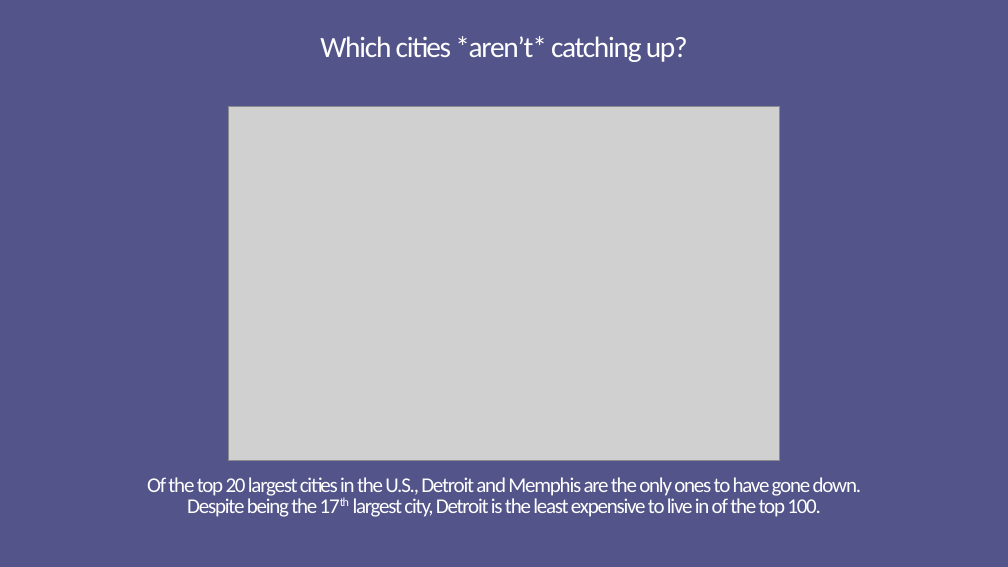
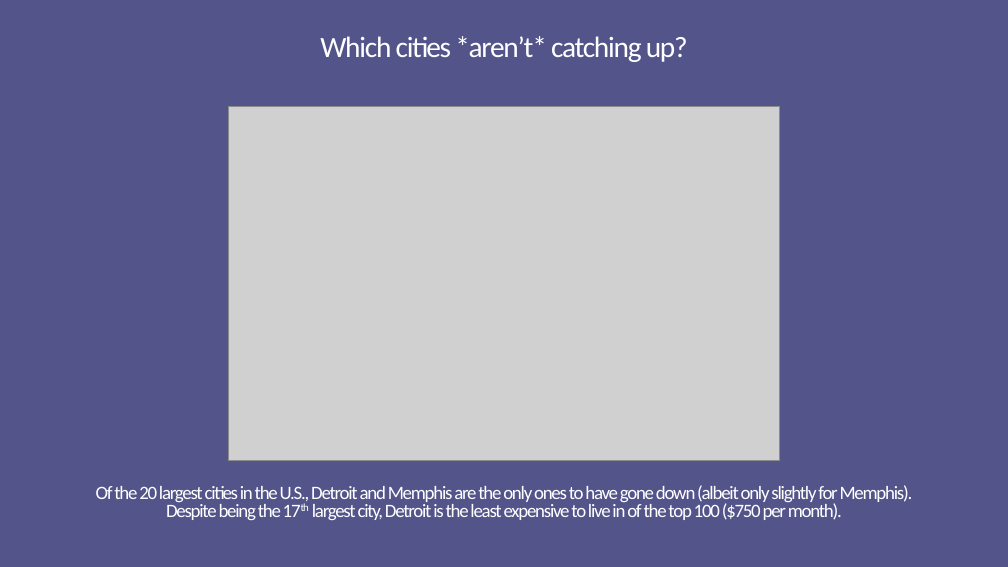
Before and after one commit to marcusmcb/group-project-1, a slide deck: slide 15 of resources/powerpoint/uci-rental-presentation.pptx (slide 14 before the commit). Drawn at 1008x567 pixels with LibreOffice and Linux fonts; fonts in the diff are those of the drawing; grey boxes stand for pictures. Boxes give left, top, right and bottom in pixels: in the first picture for what was removed or moved away, otherwise in the second. Text is boxed around its words. In the diff, an @@ line names an element or a change of style, - is before the commit and + after.

```diff
--- a/resources/powerpoint/uci-rental-presentation.pptx
+++ b/resources/powerpoint/uci-rental-presentation.pptx
@@ text at [96,485,913,520]: text changed; size 20 to 18 pt @@
-Of the top 20 largest cities in the U.S., Detroit and Memphis are the only ones to have gone down.
-Despite being the 17th largest city, Detroit is the least expensive to live in of the top 100.
+Of the 20 largest cities in the U.S., Detroit and Memphis are the only ones to have gone down (albeit only slightly for Memphis).
+Despite being the 17th largest city, Detroit is the least expensive to live in of the top 100 ($750 per month).
```
Also in this commit, not shown: 15 other slides changed, 4 slides added, 2 slides removed, 1 other file.
